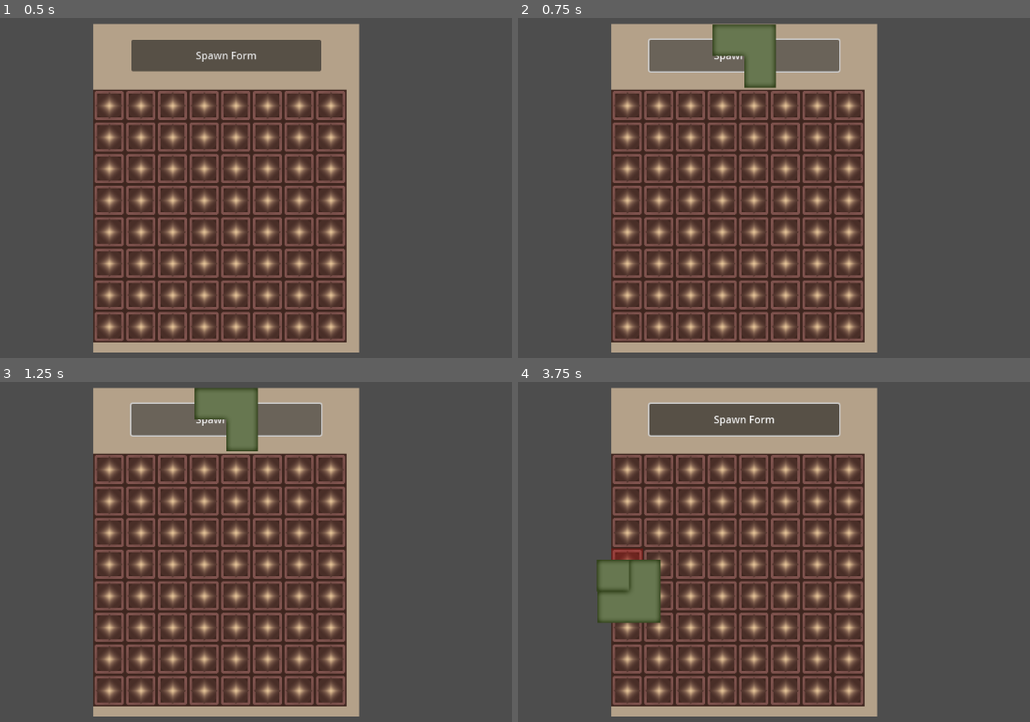
Above: before the commit, frames 1-4 (two rows, left to right).
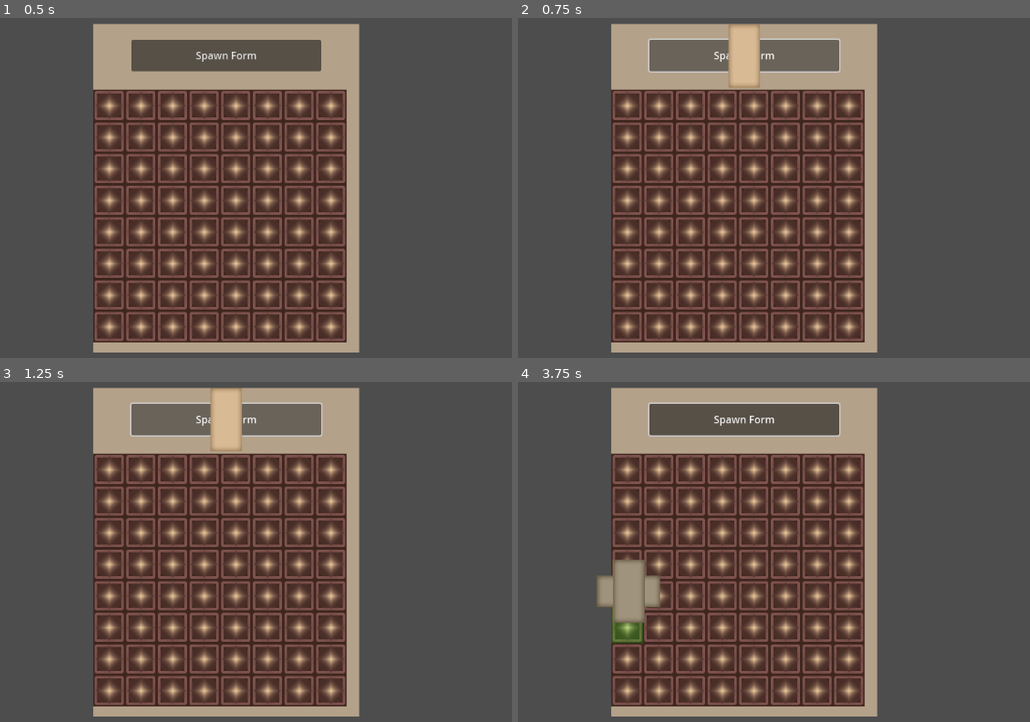
Above: after the commit, the same moments.

Repository: Bloham/LD54-Limited_Space
Game: Godot game, scene res://main.tscn
Two runs of this game, one before a commit and one after it. Both use one fixed random seed, a clock stepped at 60 frames per second and the inputs below. The project has no main scene, so this scene is started directly.
Inputs (mouse positions are in pixels of both pictures, inside the frame that each line leads up to):
- Up to frame 1 (0.5 s): no input
- Up to frame 2 (0.75 s): click "Spawn Form" at 0.5 s
- Up to frame 3 (1.25 s): no input
- Up to frame 4 (3.75 s): click "Spawn Form" at 1.25 s; click "Spawn Form" at 2 s; tap Enter at 2.75 s; move the mouse to (932, 552) at 2.77 s; click (932, 552) at 2.85 s; tap Space at 3.5 s; move the mouse to (630, 592) at 3.52 s; right-click (630, 592) at 3.6 s

Frame 1 is identical in both runs. In frame 2, 1.7% of the frame differs, in the area x 37-51%, y 1-21%; in frame 3, 1.7%; in frame 4, 2.7%, in the area x 15-28%, y 49-77%.

Commit message:
Placing 4 different items

Diff:
--- a/inventory.gd
+++ b/inventory.gd
@@ -58,10 +58,11 @@
 	clear_grid()
 
 
-func _on_button_spawn_pressed():
+func _on_button_spawn_pressed() -> void:
 	var new_item = item_scene.instantiate()
 	add_child(new_item)
-	new_item.load_item(1)
+	# randi_range is for the amount of items we have.
+	new_item.load_item(randi_range(1,4))
 	new_item.selected = true
 	item_held = new_item
 
Binary file added: Asset/Items/Item2.png
Not shown, added: Asset/Items/Item2.png.import
Binary file added: Asset/Items/Item3.png
Not shown, added: Asset/Items/Item3.png.import
Binary file added: Asset/Items/Item4.png
Not shown, added: Asset/Items/Item4.png.import
